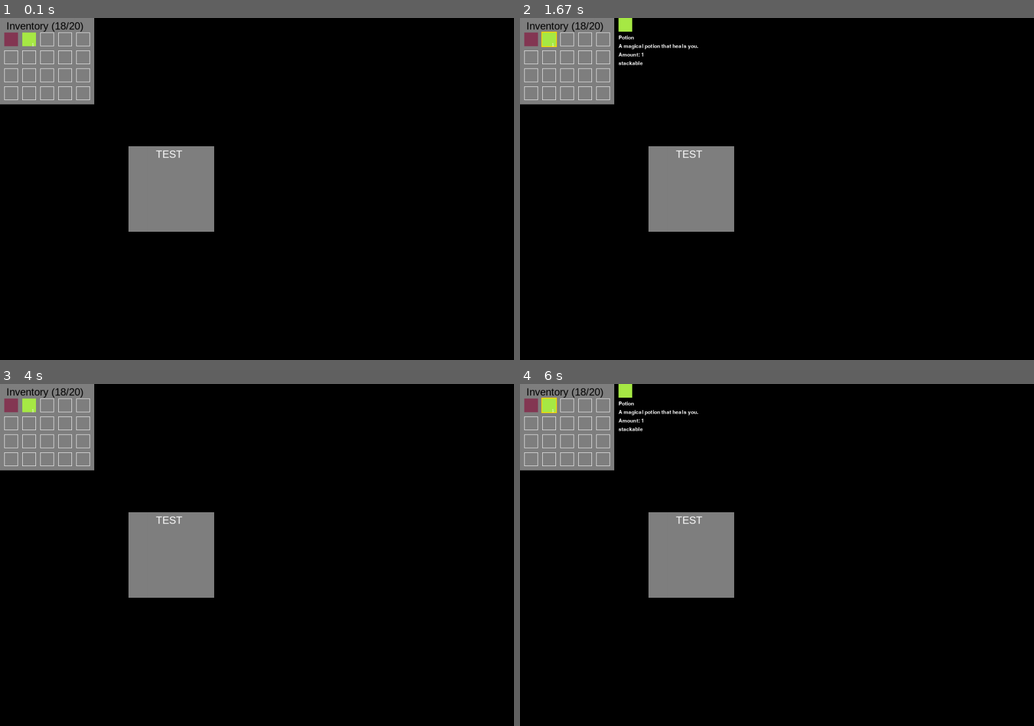
Above: before the commit, frames 1-4 (two rows, left to right).
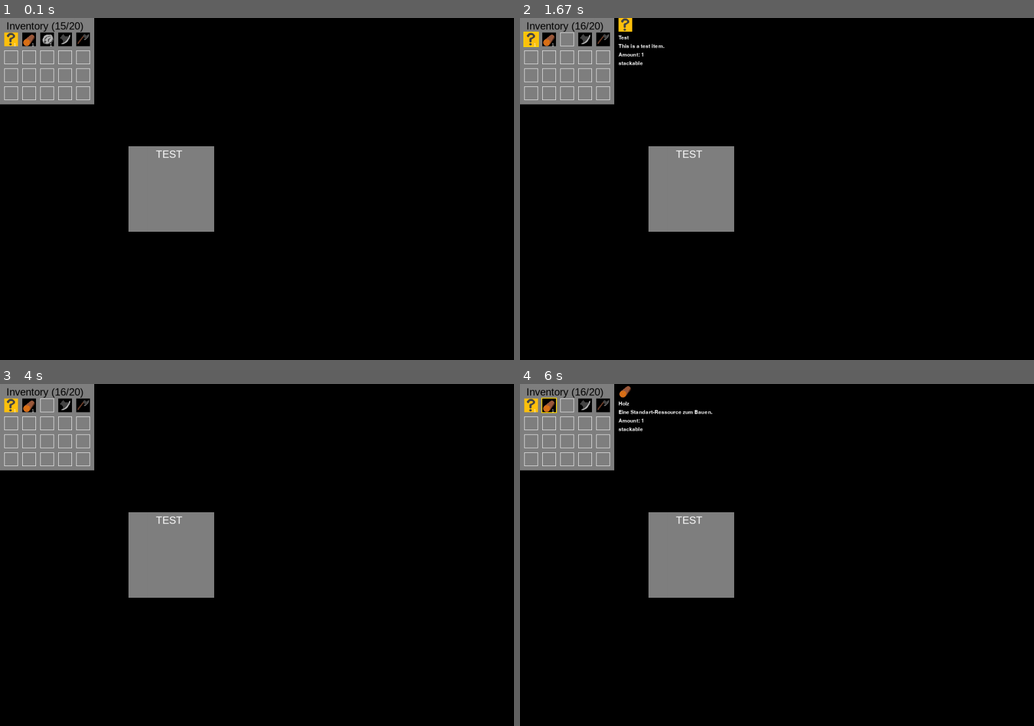
Above: after the commit, the same moments.

Repository: Pappet/CraftingGame_pygame
Game: pygame game, started from CraftingGame/main.py
The game is run twice, just before and just after one commit, with the same random seed, the same clock (stepped at 60 frames per second) and the same inputs.
Inputs (mouse positions are in pixels of both pictures, inside the frame that each line leads up to):
- Up to frame 1 (0.1 s): no input
- Up to frame 2 (1.67 s): tap A at 0.33 s; click (566, 38) at 0.72 s, where only the run after the commit has a clickable "1"; hold R 1-1.47 s; click "1" at 1.55 s
- Up to frame 3 (4 s): click (267, 438) at 1.88 s; click (10, 442) at 2.22 s; click (241, 496) at 2.55 s; tap X at 2.83, 3.73 s
- Up to frame 4 (6 s): click (586, 404) at 4.05 s; click (627, 486) at 4.38 s; click (602, 442) at 4.72 s; click (627, 534) at 5.05 s; click "1" at 5.88 s

The runs differ from the first frame. In frame 1, 0.6% of the frame differs, in the area x 0-18%, y 1-9%; in frame 2, 0.8%, in the area x 0-35%, y 0-10%; in frame 3, 0.5%; in frame 4, 0.7%.

Commit message:
Restructred items. Added a json loader to load items from a file. Art Folder for 32px Icons.

Diff:
--- /dev/null
+++ b/CraftingGame/items.json
@@ -0,0 +1,42 @@
+[
+    {
+        "id": 0,
+        "name": "Test",
+        "image_path": "CraftingGame/art/test.png",
+        "category": "Test",
+        "description": "This is a test item.",
+        "stackable": true
+    },
+    {
+        "id": 1,
+        "name": "Holz",
+        "image_path": "CraftingGame/art/Holz.png",
+        "category": "RESOURCE",
+        "description": "Eine Standart-Ressource zum Bauen.",
+        "stackable": true
+    },
+    {
+        "id": 2,
+        "name": "Stein",
+        "image_path": "CraftingGame/art/Stein.png",
+        "category": "RESOURCE",
+        "description": "Eine Standart-Ressource zum Bauen.",
+        "stackable": true
+    },
+    {
+        "id": 3,
+        "name": "Axtkopf",
+        "image_path": "CraftingGame/art/axtkopf.png",
+        "category": "COMPONENT",
+        "description": "Ein rudimentärer Axtkopf. Wird benötigt um eine Axt herzustellen.",
+        "stackable": false
+    },
+    {
+        "id": 4,
+        "name": "Axt",
+        "image_path": "CraftingGame/art/axt.png",
+        "category": "TOOL",
+        "description": "Eine einfach Axt um Holz zu bearbeiten.",
+        "stackable": false
+    }
+]
--- a/CraftingGame/menus/item.py
+++ b/CraftingGame/items/item.py
@@ -1,15 +1,15 @@
-from menus.item_types import ItemType
+from .item_types import ItemType
 import pygame
 import helper.color as color
 
 
 class Item():
-    def __init__(self, id, name, category: ItemType, description, stackable):
+    def __init__(self, id, name, image_path, category: ItemType, description, stackable):
         self.id = id
         self.name = name
-        # self.image = pygame.image.load(image).convert_alpha()
-        self.image = pygame.Surface((32, 32))
-        self.image.fill(color.random_color())
+        self.image = pygame.image.load(image_path)
+        # self.image = pygame.Surface((32, 32))
+        # self.image.fill(color.random_color())
         self.category = category
         self.description = description
         self.stackable = stackable
--- a/CraftingGame/menus/item_types.py
+++ b/CraftingGame/items/item_types.py
@@ -1,9 +1,8 @@
-
 from enum import auto, Enum
 
 
 class ItemType(Enum):
-    RESSOURCE = auto()
+    RESOURCE = auto()
     COMPONENT = auto()
     TOOL = auto()
     MACHINE = auto()
--- /dev/null
+++ b/CraftingGame/items/items_manager.py
@@ -0,0 +1,24 @@
+import json
+
+from .item import Item
+
+
+class ItemsManager:
+    def __init__(self):
+        self.items = []
+
+    def load_items(self, items_file_path):
+        with open(items_file_path, 'r') as f:
+            items_data = json.load(f)
+
+        for item_data in items_data:
+            item = Item(item_data['id'], item_data['name'], item_data['image_path'],
+                        item_data['category'], item_data['description'], item_data['stackable'])
+            self.items.append(item)
+
+    def get_item_by_id(self, item_id):
+        for item in self.items:
+            if item.id == item_id:
+                return item
+
+        return None
--- a/CraftingGame/main.py
+++ b/CraftingGame/main.py
@@ -1,8 +1,9 @@
 import pygame
 import helper.color as color
 from menus.inventory import Inventory
-from menus.item import Item
-from menus.item_types import ItemType
+from items.item import Item
+from items.item_types import ItemType
+from items.items_manager import ItemsManager
 from menus.menu import Menu
 from menus.menus_manager import menus_manager
 
@@ -42,12 +43,21 @@
 menu_manager.add_menu(test_menu)
 
 # ---- create inventory and items --------------------------------------------------------
-item1 = Item(1, "Sword", ItemType.WEAPON, "A sharp sword for combat.", False)
-item2 = Item(2, "Potion", ItemType.POTION,
-             "A magical potion that heals you.", True)
+items_manager = ItemsManager()
+items_manager.load_items("CraftingGame/items.json")
+
+item1 = items_manager.get_item_by_id(0)
+item2 = items_manager.get_item_by_id(1)
+item3 = items_manager.get_item_by_id(2)
+item4 = items_manager.get_item_by_id(3)
+item5 = items_manager.get_item_by_id(4)
+
 
 inventory.add_item(item1)
 inventory.add_item(item2)
+inventory.add_item(item3)
+inventory.add_item(item4)
+inventory.add_item(item5)
 
 
 # ---- Haupt-Schleife --------------------------------------------------------
--- a/CraftingGame/menus/inventory.py
+++ b/CraftingGame/menus/inventory.py
@@ -2,8 +2,8 @@
 import pygame
 import helper.color as color
 from .menu import Menu
-from .item import Item
-from .item_types import ItemType
+from items.item import Item
+from items.item_types import ItemType
 
 
 class Inventory(Menu):
@@ -78,12 +78,13 @@
                     return True
         return False
 
-    def remove_item(self, item):
+    def remove_item(self, slot, item):
         for slot in self.slots:
             if not slot.is_empty():
                 if slot.item.id == item.id and item.stackable:
                     slot.remove_item()
                     return True
+
         return False
 
     def draw(self, surface):
@@ -134,15 +135,11 @@
             if self.active:
                 # testing the inventory - add and remove an test item
                 if event.key == pygame.K_a:
-                    if self.get_free_inventory_space() > 0:
-                        self.add_item(
-                            Item(2, "Potion", ItemType.POTION,
-                                 "A magical potion that heals you.", True))
+                    if self.get_free_inventory_space() > 0 and self.selected_slot:
+                        self.add_item(self.selected_slot.item)
                 elif event.key == pygame.K_r:
-                    if self.get_free_inventory_space() < self.get_inventory_space():
-                        self.remove_item(
-                            Item(2, "Potion", ItemType.POTION,
-                                 "A magical potion that heals you.", True))
+                    if self.get_free_inventory_space() < self.get_inventory_space() and self.selected_slot:
+                        self.selected = self.selected_slot.remove_item()
             if event.key == pygame.K_x:
                 self.toogle_menu()
                 if not self.active:
--- a/CraftingGame/menus/slot.py
+++ b/CraftingGame/menus/slot.py
@@ -40,6 +40,7 @@
             else:
                 self.item = None
                 self.amount = 0
+                self.selected = False
                 return item
         else:
             print("this Slot is empty!")
Binary file added: CraftingGame/art/Holz.png
Binary file added: CraftingGame/art/Stein.png
Binary file added: CraftingGame/art/axt.png
Binary file added: CraftingGame/art/axtkopf.png
Binary file added: CraftingGame/art/test.png
